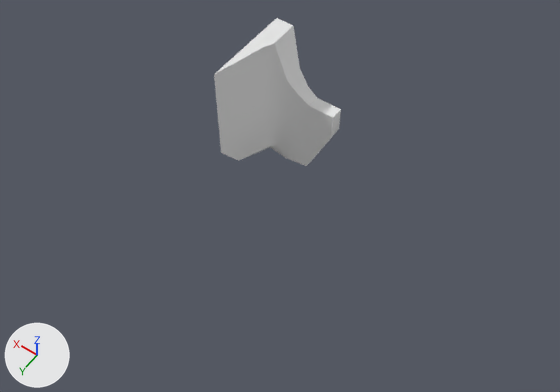
An edit to the Blender file Assets/_Project/Art/Models/Blender/ObstacleCoursePieces.blend, drawn before and after from the same camera.
Before and after are seen from a camera (50 mm lens) standing at (-20.0, 34.0, 41.5) and looking at (-2.9, 10.1, 4.0). The axes (+X, +Y, +Z) are drawn at lower left. The lights are the same throughout.

Before the edit, the objects in view are built like this:
```python
me_cube_001 = bpy.data.meshes.new('Cube.001')
me_cube_001.from_pydata(...)  # a box spanning x -3.0..3.0, y 0.0..1.0, z -3.0..3.0
me_cube_002 = bpy.data.meshes.new('Cube.002')
me_cube_002.from_pydata(...)  # 47 vertices, 54 faces; spans x -1.0..4.55, y 0.0..6.8, z -5.0..7.5
me_cube_002.polygons.foreach_set('use_smooth', [True] * 54)
me_cube_003 = bpy.data.meshes.new('Cube.003')
me_cube_003.from_pydata(...)  # 12 vertices, 14 faces; spans x -3.0..3.0, y 0.0..2.06, z -3.0..3.0
me_cube_004 = bpy.data.meshes.new('Cube.004')
me_cube_004.from_pydata(...)  # 24 vertices, 30 faces; spans x -3.0..3.0, y 0.0..2.06, z -3.0..3.03
me_cube_005 = bpy.data.meshes.new('Cube.005')
me_cube_005.from_pydata(...)  # 12 vertices, 14 faces; spans x -3.0..3.0, y 0.0..2.06, z -3.0..3.0
ob_floor_base = bpy.data.objects.new('Floor_BASE', me_cube_001)
ob_floor_base.location = (0.0, 0.0, 0.0)
ob_floor_base.hide_viewport = True
ob_jump_base = bpy.data.objects.new('Jump_BASE', me_cube_003)
ob_jump_base.location = (0.0, 0.0, 0.0)
ob_jump_base.hide_viewport = True
ob_jump_mid = bpy.data.objects.new('Jump_MID', me_cube_005)
ob_jump_mid.location = (0.0, 0.0, 0.0)
ob_jump_mid.hide_viewport = True
ob_jump_split = bpy.data.objects.new('Jump_SPLIT', me_cube_004)
ob_jump_split.location = (0.0, 0.0, 0.0)
ob_jump_split.hide_viewport = True
ob_wallride_start = bpy.data.objects.new('WallRide_START', me_cube_002)
ob_wallride_start.location = (0.0, 0.0, 0.0)
```
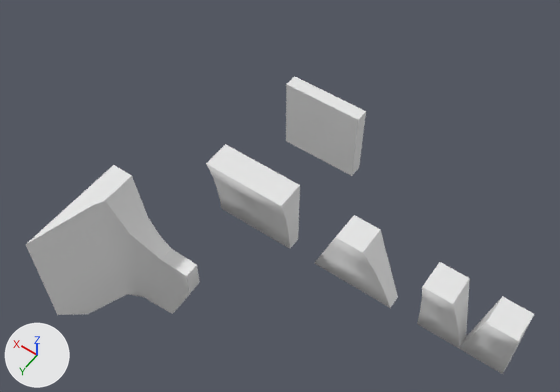
The change in detail:
Object 'Jump_MID' (ob_jump_mid) is now shown.
Object 'Jump_MID' (ob_jump_mid) moves from (0.0, 0.0, 0.0) to (-8.0, 8.0, 0.0).
Object 'Jump_SPLIT' (ob_jump_split) is now shown.
Object 'Jump_SPLIT' (ob_jump_split) moves from (0.0, 0.0, 0.0) to (-16.0, 8.0, 0.0).
Object 'Jump_BASE' (ob_jump_base) is now shown.
Object 'Jump_BASE' (ob_jump_base) moves from (0.0, 0.0, 0.0) to (0.0, 8.0, 0.0).
Object 'WallRide_START' (ob_wallride_start) moves from (0.0, 0.0, 0.0) to (0.0, 16.0, 0.0).
Object 'Floor_BASE' (ob_floor_base) is now shown.

What differs and where, as boxes [x1, y1, x2, y2] in the pictures (560 x 392 px):
'WallRide_START', moved: before [214, 18, 341, 166]; after [25, 165, 200, 315]
'Jump_SPLIT', shown: after [417, 262, 534, 374]
'Jump_BASE', shown: after [206, 144, 300, 249]
'Floor_BASE', shown: after [286, 76, 366, 176]
'Jump_MID', shown: after [315, 215, 398, 308]
